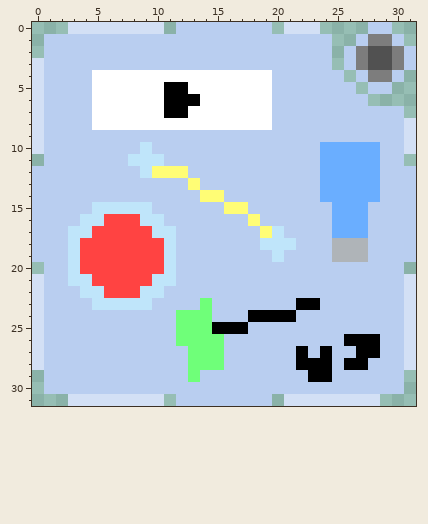
One commit to this pixel-art sprite: Extra Icons/Translated/Bomb It! JA.png. Above: the version before the commit.
The file is 32x32 pixels. Colours within 5 levels of each other are drawn and written as one.
And afterwards:
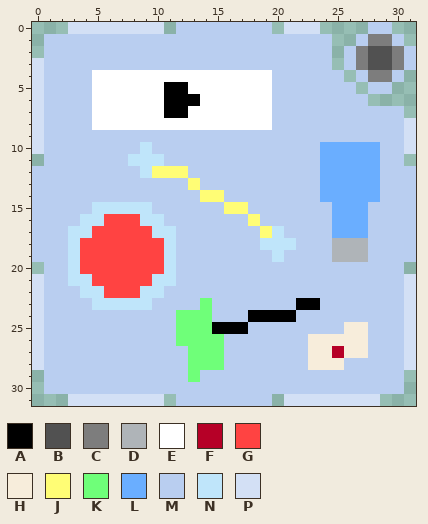
Palette (. is transparent): A #000000  B #515151  C #7d7d7d  D #afb4b8  E #ffffff  F #b60027  G #ff4342  H #f7eddb  J #fffd75  K #6fff79  L #6aaeff  M #b9cef0  N #bfe5fa  P #d3e0f5
From old to new:
{"y":25,"x":26,"old":"MM","new":"HH"}
{"y":26,"x":23,"old":"MMMAAA","new":"HHHHHM"}
{"y":27,"x":22,"old":"AMAMMAA","new":"MHHFHHM"}
{"y":28,"x":22,"old":"AAAMAA","new":"MHHHMM"}
{"y":29,"x":23,"old":"AA","new":"MM"}
{"label":"changed","picture_box":[296,322,380,382]}
